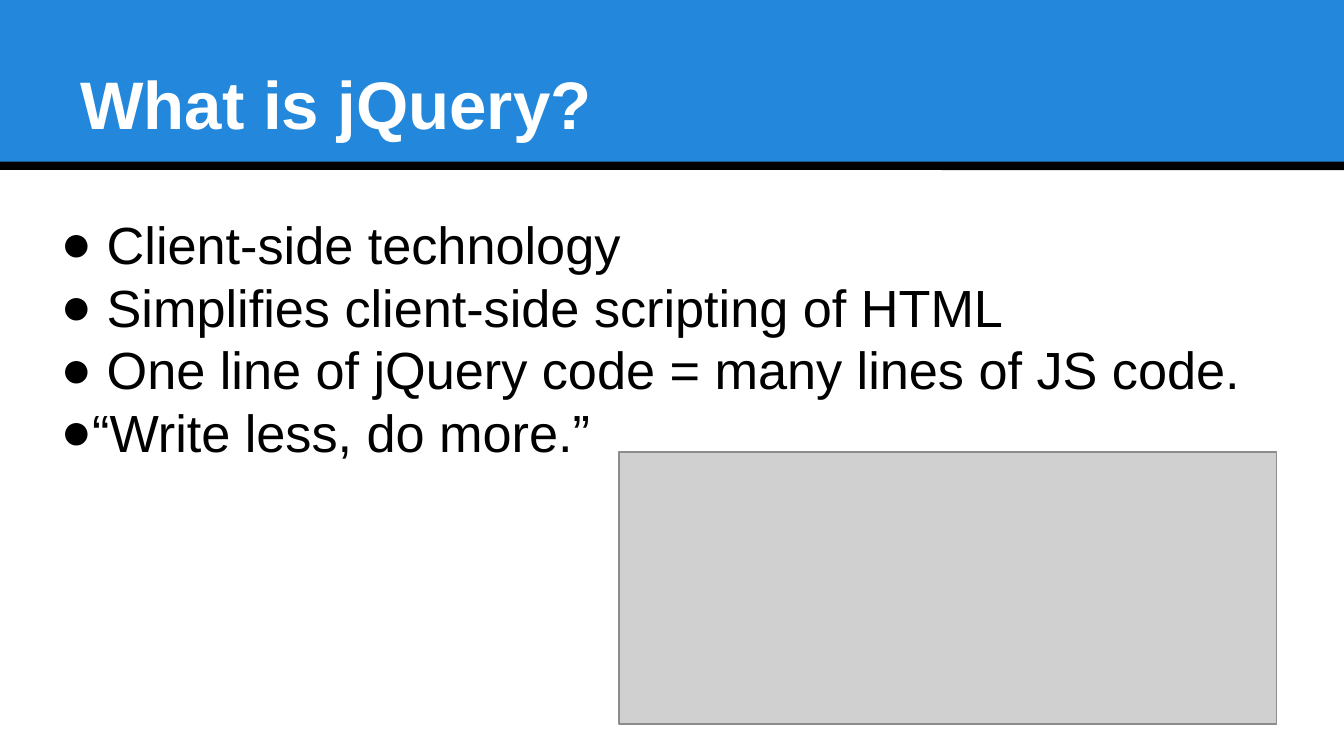
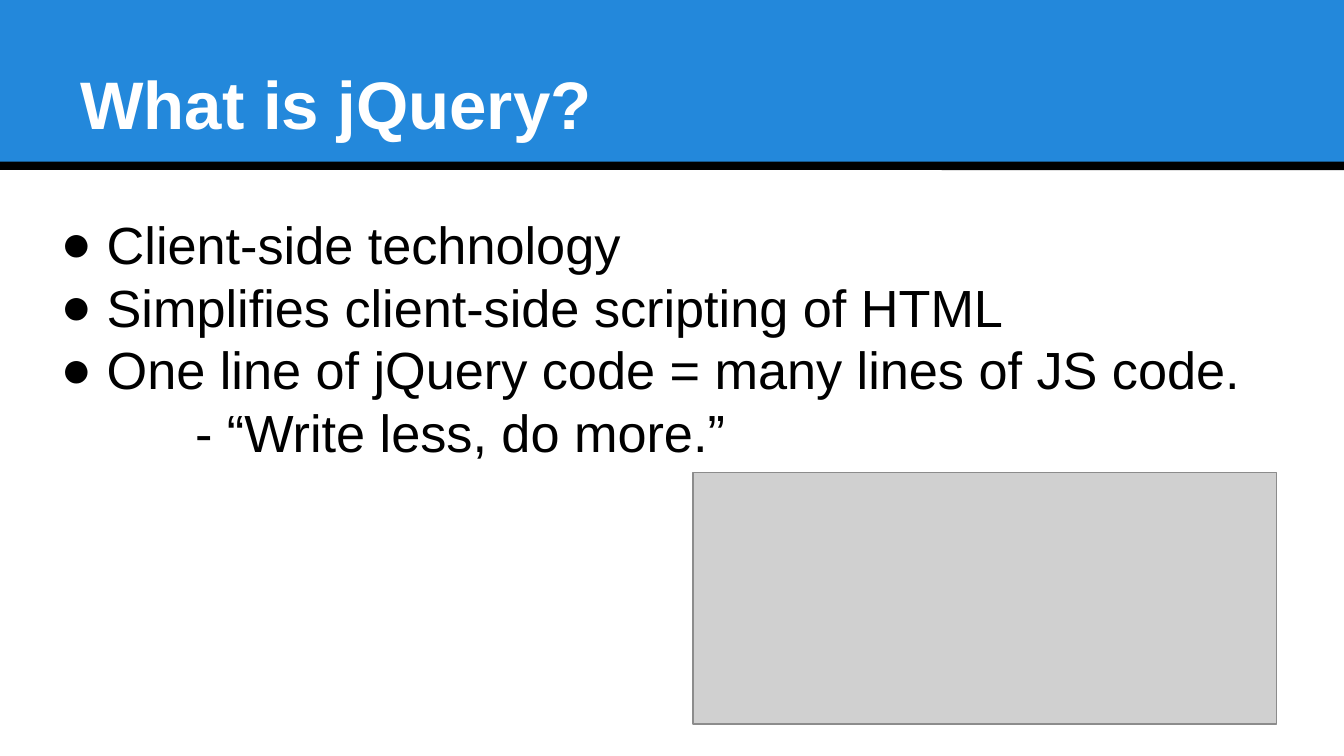
Before and after one commit to aaqibkhorasi/JqueryDemo, a slide deck: slide 3 of FullDemo/jQueryPresentation.pptx. Drawn at 1344x756 pixels with LibreOffice and Linux fonts; fonts in the diff are those of the drawing; grey boxes stand for pictures. Boxes give left, top, right and bottom in pixels: in the first picture for what was removed or moved away, otherwise in the second. Text is boxed around its words. In the diff, an @@ line names an element or a change of style, - is before the commit and + after.

```diff
--- a/FullDemo/jQueryPresentation.pptx
+++ b/FullDemo/jQueryPresentation.pptx
@@ text at [227, 414, 725, 459]: text changed @@
-● “Write less, do more.”
+- “Write less, do more.”
@@ picture: place and size @@
-picture at [620, 452, 1277, 723]
+picture at [694, 473, 1277, 724]
```
Also in this commit, not shown: 1 other slide changed, 1 slide removed, 1 other file.
